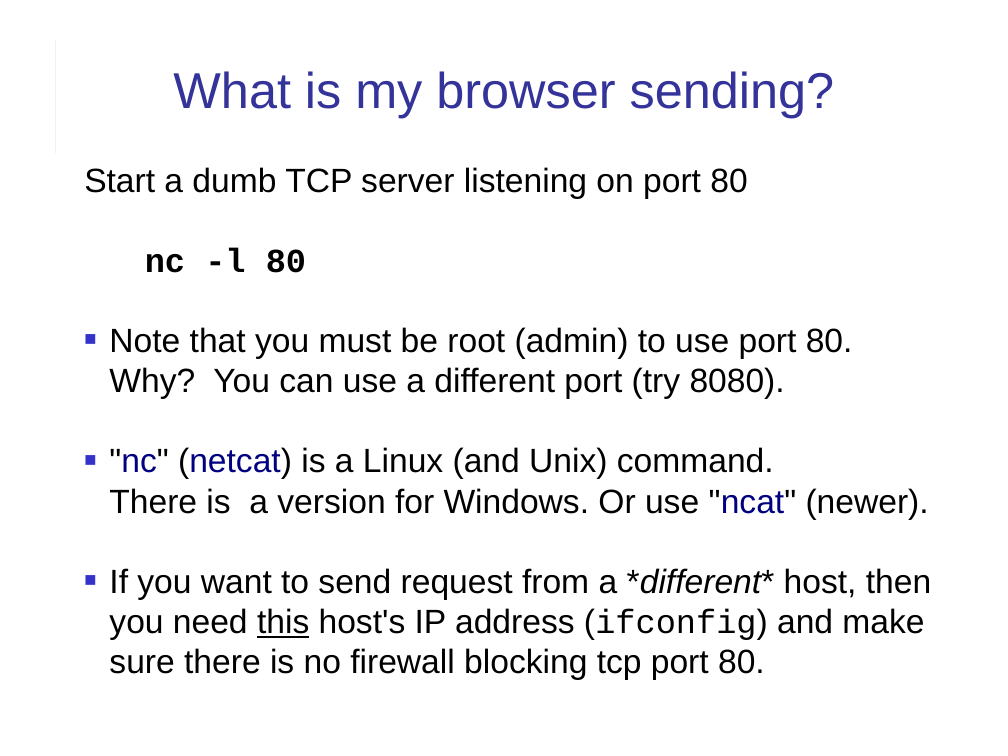
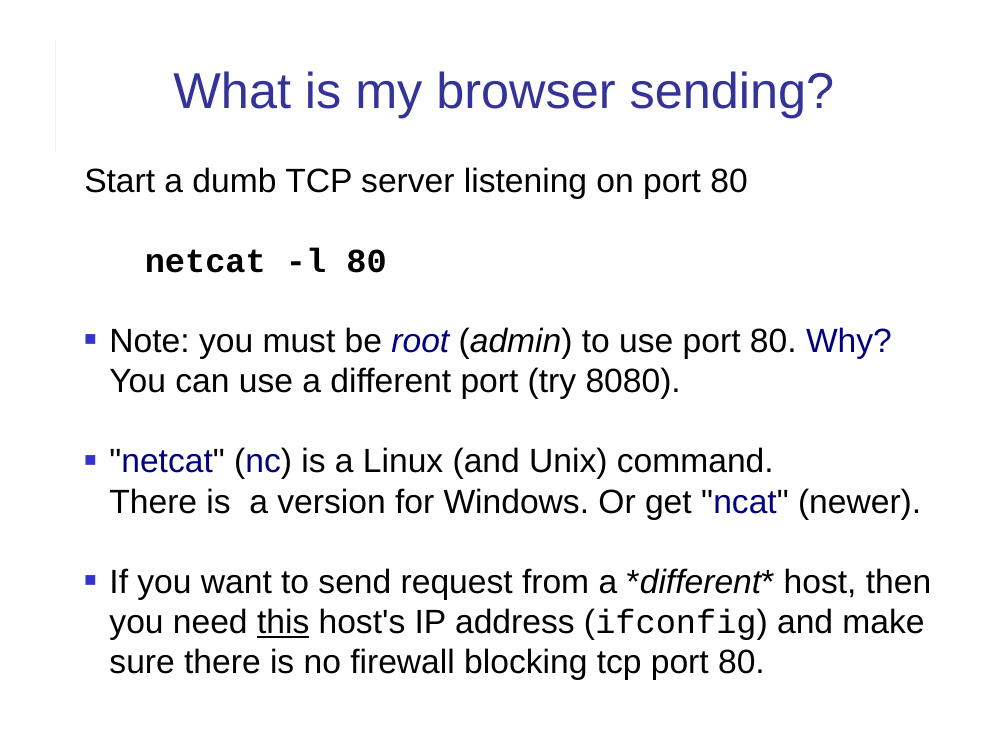
Before and after one commit to cpske/ISP, a slide deck: slide 2 of web/HTTP-in-Action.ppt. Drawn at 1008x756 pixels with LibreOffice and Linux fonts; fonts in the diff are those of the drawing. Boxes give left, top, right and bottom in pixels: in the first picture for what was removed or moved away, otherwise in the second. Text is boxed around its words. In the diff, an @@ line names an element or a change of style, - is before the commit and + after.

```diff
--- a/web/HTTP-in-Action.ppt
+++ b/web/HTTP-in-Action.ppt
@@ text at bbox=[109, 247, 921, 520]: text changed @@
-nc -l 80
-■ Note that you must be root (admin) to use port 80. Why? You can use a different port (try 8080).
-■ "nc" (netcat) is a Linux (and Unix) command.
-  There is a version for Windows. Or use "ncat" (newer).
+netcat -l 80
+■ Note: you must be root (admin) to use port 80. Why? You can use a different port (try 8080).
+■ "netcat" (nc) is a Linux (and Unix) command.
+  There is a version for Windows. Or get "ncat" (newer).
```
Also in this commit, not shown: 1 other slide changed, 1 other file.
